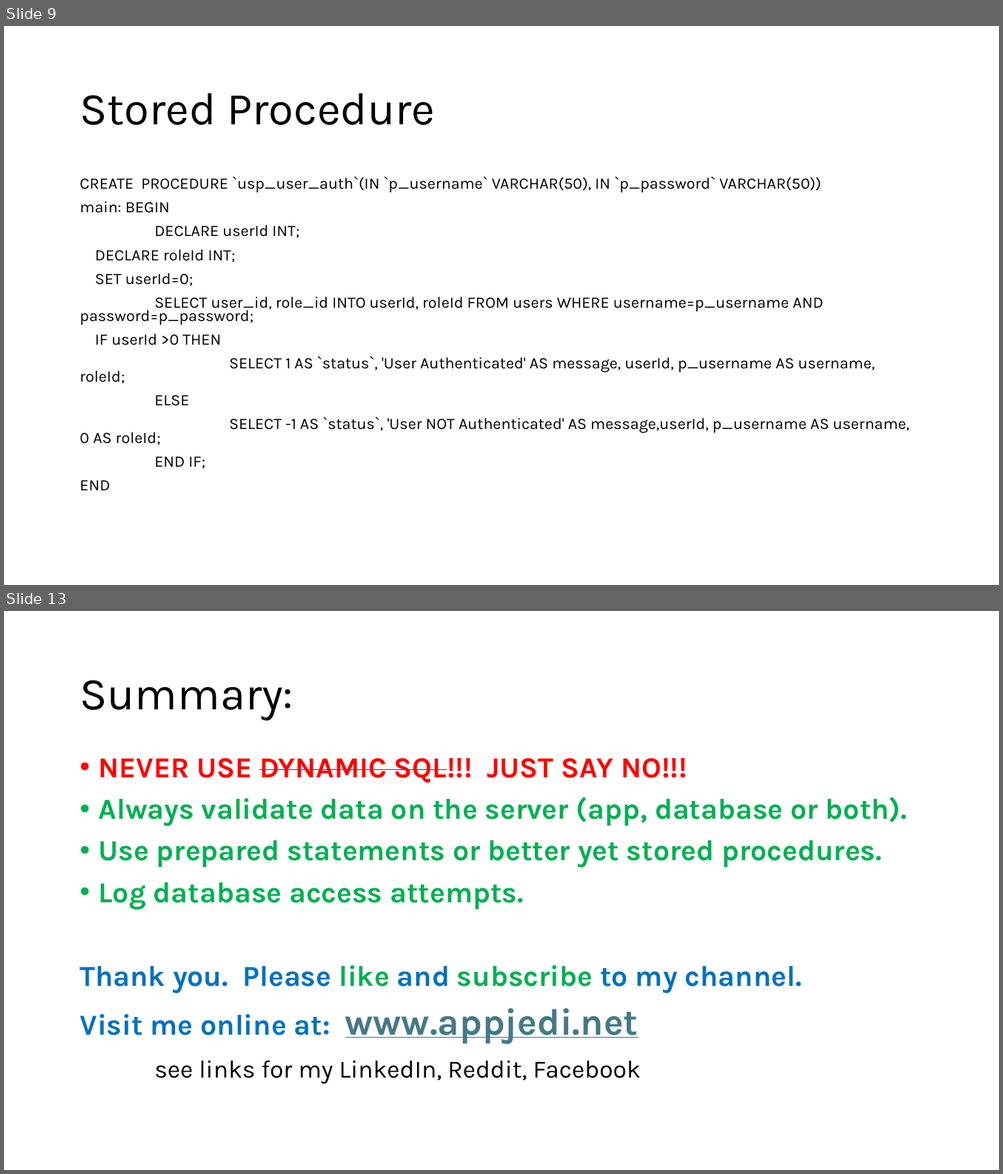
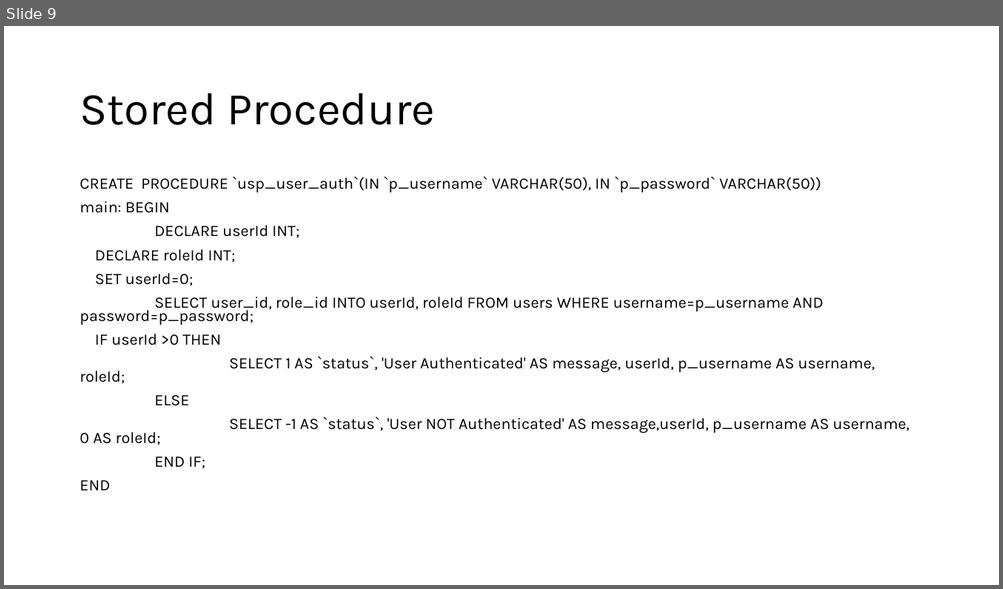
Before and after one commit to appjedi/youtube, a slide deck: SQL/SQL Python.pptx. Shown one above the other, each under a label of ours: slides 9 and 13 before the commit, slide 9 after it; the slides between them are not shown. The pictures are 1003x1174 and 1003x589 pixels, drawn with LibreOffice and Linux fonts; fonts in the diff are those of the drawing. Boxes give left, top, right and bottom in pixels: in the first picture for what was removed or moved away, otherwise in the second. Text is boxed around its words. In the diff, an @@ line names an element or a change of style, - is before the commit and + after.

```diff
--- a/SQL/SQL Python.pptx
+++ b/SQL/SQL Python.pptx
@@ slide 13 removed at (4,611,999,1170), background #FFFFFF @@
@@ title removed at (79,680,293,721) @@
-Summary:
@@ text removed at (79,758,907,1085) @@
-• NEVER USE DYNAMIC SQL!!! JUST SAY NO!!!
-• Always validate data on the server (app, database or both).
-• Use prepared statements or better yet stored procedures.
-• Log database access attempts.
-Thank you. Please like and subscribe to my channel.
-Visit me online at: www.appjedi.net
-see links for my LinkedIn, Reddit, Facebook
```
Also in this commit, not shown: 3 other slides removed.
